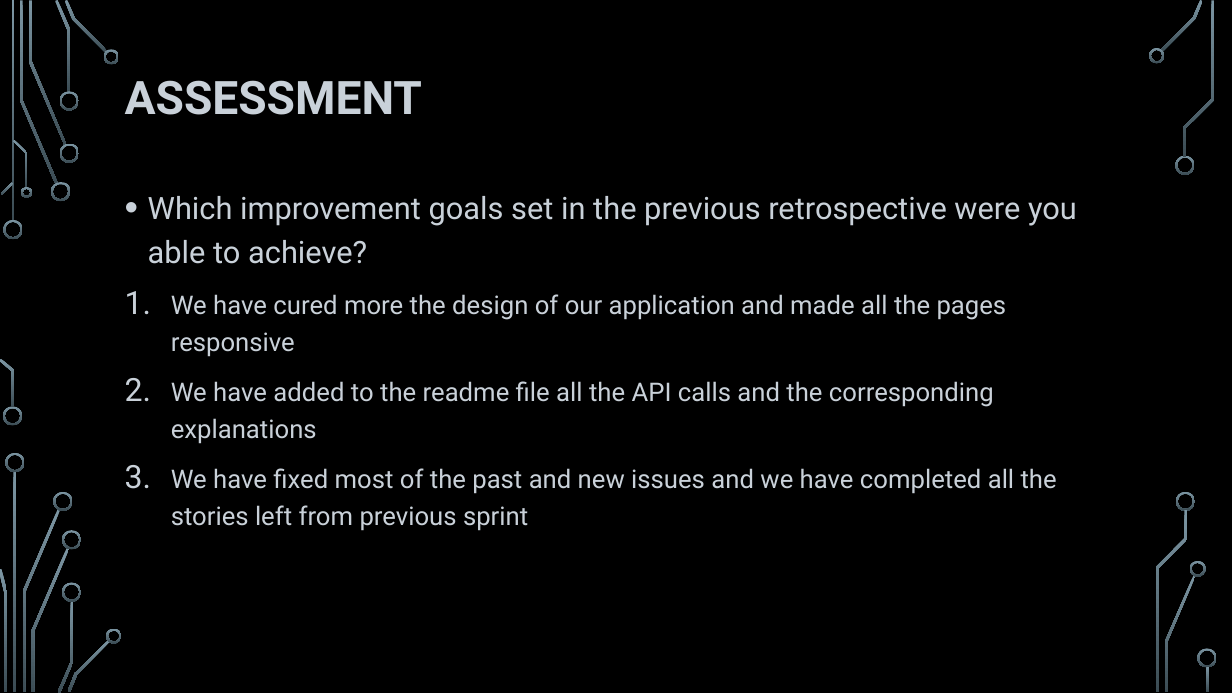
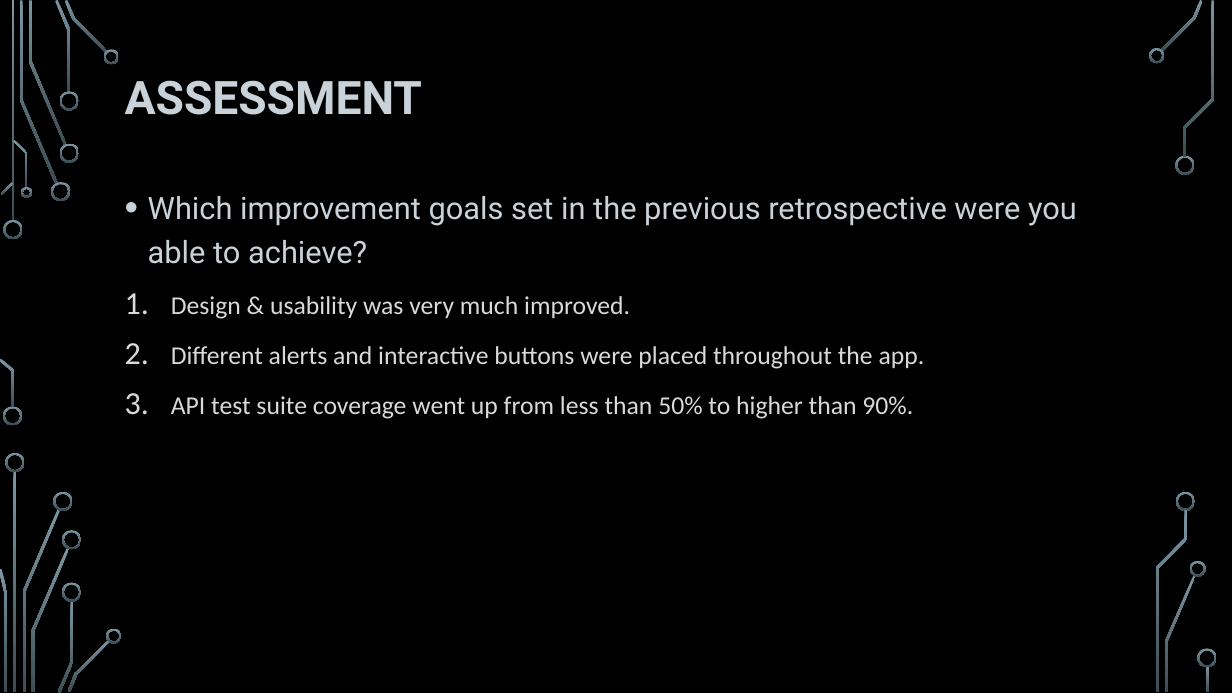
Before and after one commit to HeydarliAtabay/SolidarityPurchasingGroup, a slide deck: slide 15 of Retrospective/Sprint 4 - Retrospective.pptx. Drawn at 1232x693 pixels with LibreOffice and Linux fonts; fonts in the diff are those of the drawing; background and template pictures are left out. Boxes give left, top, right and bottom in pixels: in the first picture for what was removed or moved away, otherwise in the second. Text is boxed around its words. In the diff, an @@ line names an element or a change of style, - is before the commit and + after.

```diff
--- a/Retrospective/Sprint 4 - Retrospective.pptx
+++ b/Retrospective/Sprint 4 - Retrospective.pptx
@@ text at box(171, 296, 925, 419): text changed; font Roboto to Calibri; text colour #C9D1D9 to #D9D9D9 @@
-1. We have cured more the design of our application and made all the pages responsive
-2. We have added to the readme file all the API calls and the corresponding explanations
-3. We have fixed most of the past and new issues and we have completed all the stories left from previous sprint
+1. Design & usability was very much improved.
+2. Different alerts and interactive buttons were placed throughout the app.
+3. API test suite coverage went up from less than 50% to higher than 90%.
```
Also in this commit, not shown: 7 other slides changed.
